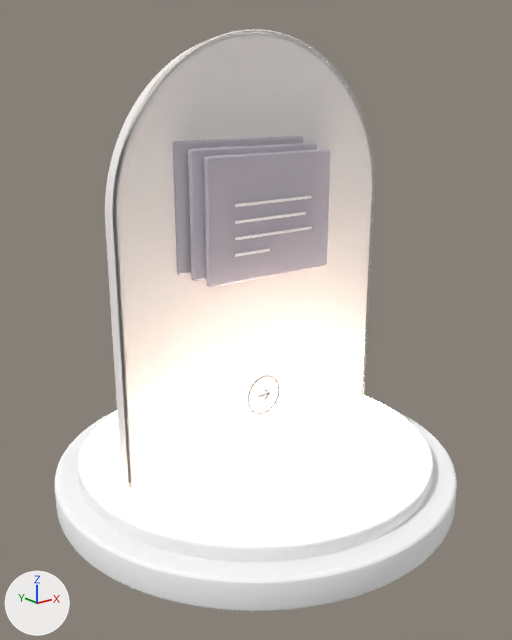
One commit to the glTF model web/studio/public/assets/hyper-atrium/crystal-accounts-payable.glb: the scene before it, then after it.
The view is the same before and after, from a 50 mm camera at (-3.59, -4.5, 3.4) aimed at (-0.06, -0.09, 1.64). Arrows for +X, +Y and +Z are at lower left; the lights stay in place. The first picture is the older version. Where no turn or scale is listed for an object, it has been applied to the vertices.

Names of what the first picture shows: 'Accounts payable | document line 0.001', 'Accounts payable | document line 1.001', 'Accounts payable | document line 2.001', 'Accounts payable | document line 3.001', 'Accounts payable | glass card 1.001', 'Accounts payable | glass card 2.001', 'Accounts payable | glass card 3.001', 'Crystal accounts-payable | concealed warm light seam', 'Crystal accounts-payable | front polished rim', 'Crystal accounts-payable | lower travertine plinth', 'Crystal accounts-payable | solid clear arched crystal', 'Crystal accounts-payable | upper porcelain plinth' and 1 more.
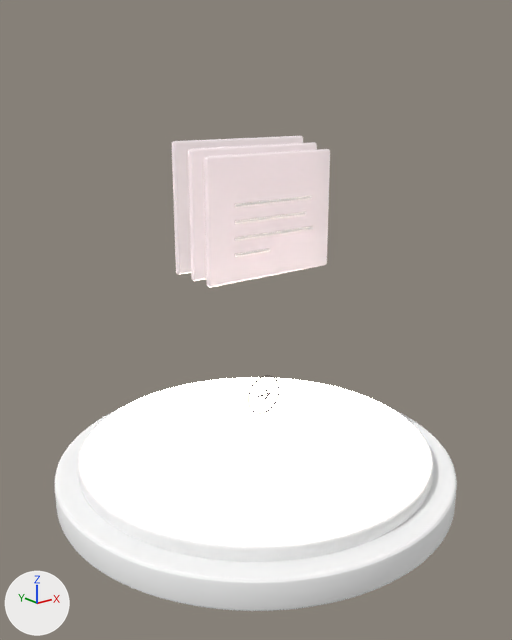
Pixel boxes (x1, y1, x2, y2) of what changed, in the pictures (512 x 640 px):
'Crystal accounts-payable | solid clear arched crystal', deleted
    before: (105, 33, 372, 488)
'Accounts payable | glass card 1.001', recoloured, surface changed
    both: (204, 149, 330, 287)
'Accounts payable | glass card 3.001', recoloured, surface changed
    both: (172, 136, 303, 275)
'Accounts payable | glass card 2.001', recoloured, surface changed
    both: (188, 142, 317, 281)
'Crystal accounts-payable | front polished rim', deleted
    before: (113, 29, 374, 489)
'Accounts payable | document line 0.001', recoloured, surface changed
    both: (235, 196, 312, 207)
'Accounts payable | document line 2.001', recoloured, surface changed
    both: (235, 227, 312, 240)
'Accounts payable | document line 1.001', recoloured, surface changed
    both: (235, 212, 306, 224)
'Accounts payable | document line 3.001', recoloured, surface changed
    both: (235, 248, 270, 257)

The change, as a list of edits to the scene's bpy script:
```text
Change mat_icons___white_enamel_lettering:
    add mat_icons___white_enamel_lettering.emission_strength = 1.0
    add mat_icons___white_enamel_lettering.emission_color = (0.098, 0.084, 0.072)  # dark grey #58524c
Change mat_icons___milky_lilac_opal_glass:
    add mat_icons___milky_lilac_opal_glass.emission_strength = 1.0
    add mat_icons___milky_lilac_opal_glass.emission_color = (0.216, 0.185, 0.158)  # grey #80776f
Remove ob_crystal_accounts_payable___front_polished_rim:
    ob_crystal_accounts_payable___front_polished_rim = bpy.data.objects.new('Crystal accounts-payable | front polished rim', me_crystal_accounts_payable___front_polished_rim_path)
    ob_crystal_accounts_payable___front_polished_rim.location = (0.0, 0.0, 0.0)
Remove ob_crystal_accounts_payable___solid_clear_arched_crystal:
    ob_crystal_accounts_payable___solid_clear_arched_crystal = bpy.data.objects.new('Crystal accounts-payable | solid clear arched crystal', me_crystal_accounts_payable___solid_clear_arched_crystal_geometry)
    ob_crystal_accounts_payable___solid_clear_arched_crystal.location = (0.0, 0.0, 0.0)
```
